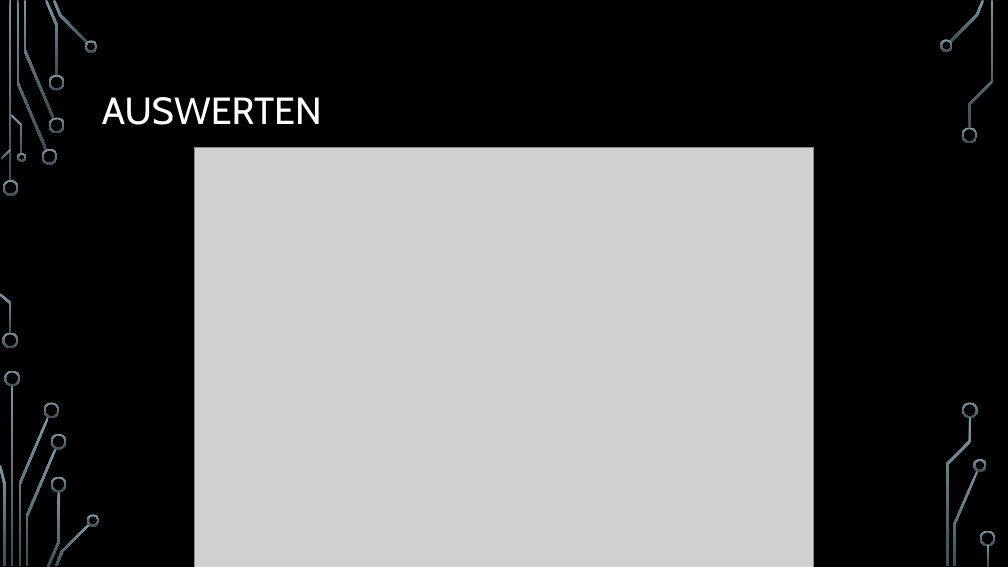
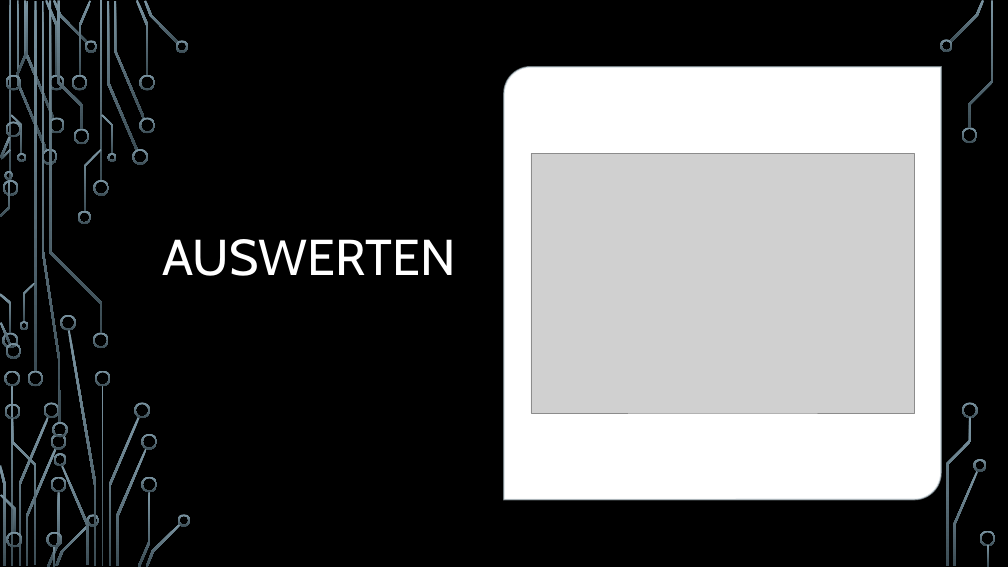
Before and after one commit to GianLuca3000/Projekt-Snake, a slide deck: slide 11 of Projekt m419.pptx (slide 12 before the commit). Drawn at 1008x567 pixels with LibreOffice and Linux fonts; fonts in the diff are those of the drawing; grey boxes stand for pictures; background and template pictures are left out. Boxes give left, top, right and bottom in pixels: in the first picture for what was removed or moved away, otherwise in the second. Text is boxed around its words. In the diff, an @@ line names an element or a change of style, - is before the commit and + after.

```diff
--- a/Projekt m419.pptx
+++ b/Projekt m419.pptx
@@ round diag rect added at (504,67,941,499), fill #FFFFFF, outline #B0C0C8 1.5 pt @@
@@ title "AUSWERTEN": place and size @@
-title "AUSWERTEN" at (102,97,322,125)
+title "AUSWERTEN" at (163,239,456,276)
@@ title "AUSWERTEN" at (163,239,456,276): size 36 to 48 pt; vertical alignment middle to bottom @@
@@ picture: place and size @@
-picture at (194,147,814,567)
+picture at (531,154,914,414)
@@ group added at (0,0,191,567): 50 freeform shapes, 4 rectangles @@
```
Also in this commit, not shown: 10 other slides changed, 1 slide added, 2 slides removed.
